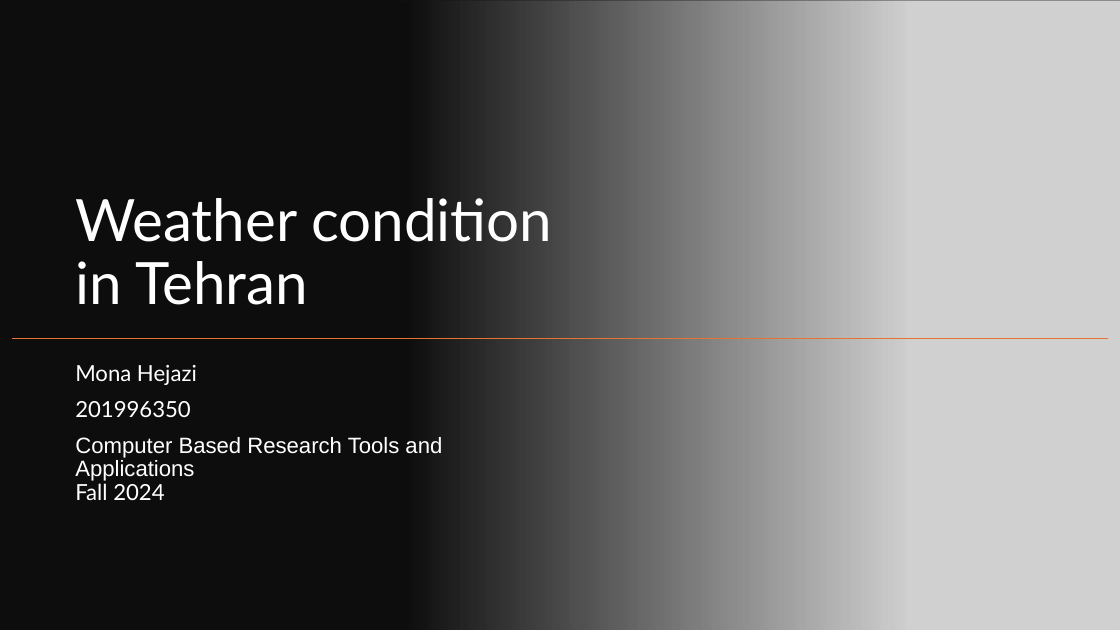
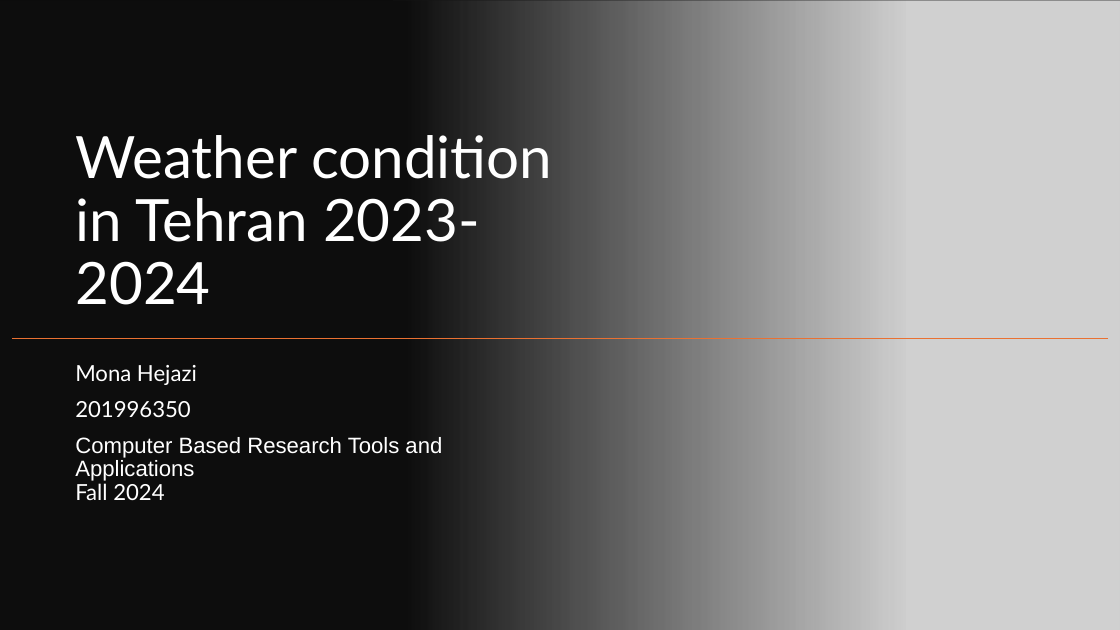
Before and after one commit to mhejazi1989/Final_Project_CMSC6950, a slide deck: slide 1 of Presentation_finalproject_MH_Nov2024.pptx. Drawn at 1120x630 pixels with LibreOffice and Linux fonts; fonts in the diff are those of the drawing; grey boxes stand for pictures. Boxes give left, top, right and bottom in pixels: in the first picture for what was removed or moved away, otherwise in the second. Text is boxed around its words. In the diff, an @@ line names an element or a change of style, - is before the commit and + after.

```diff
--- a/Presentation_finalproject_MH_Nov2024.pptx
+++ b/Presentation_finalproject_MH_Nov2024.pptx
@@ title at [75,135,552,305]: text changed @@
-Weather condition in Tehran
+Weather condition in Tehran 2023-2024
```
Also in this commit, not shown: 4 other slides changed, 2 slides added, 2 slides removed, 6 other files.
